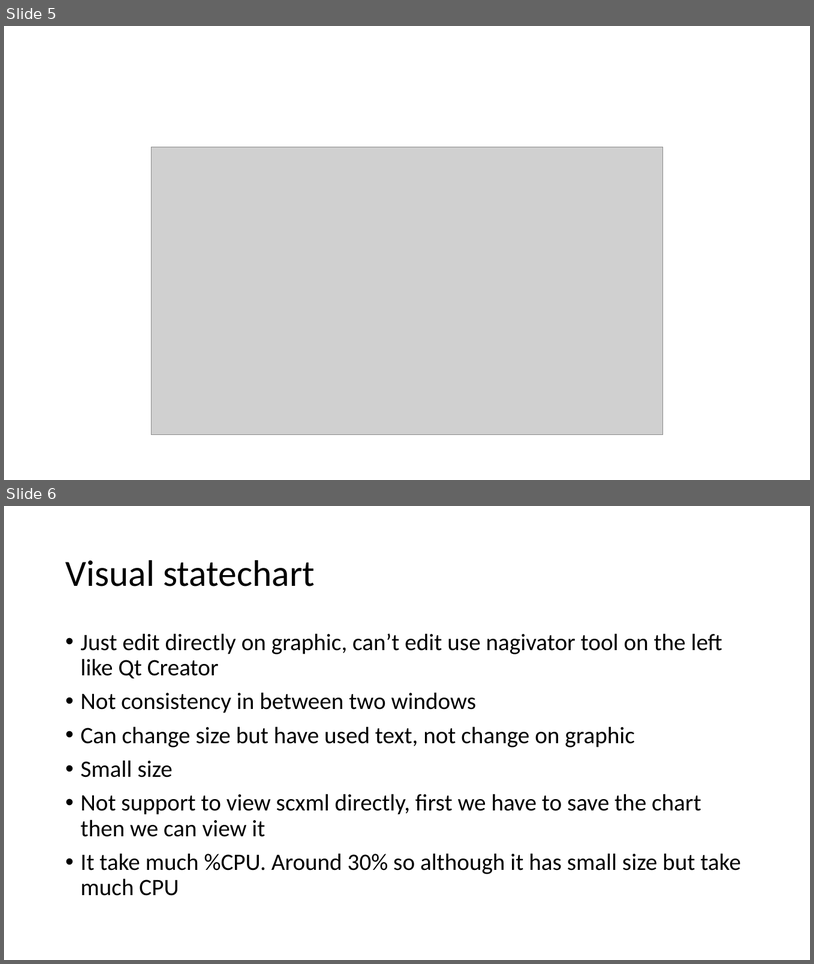
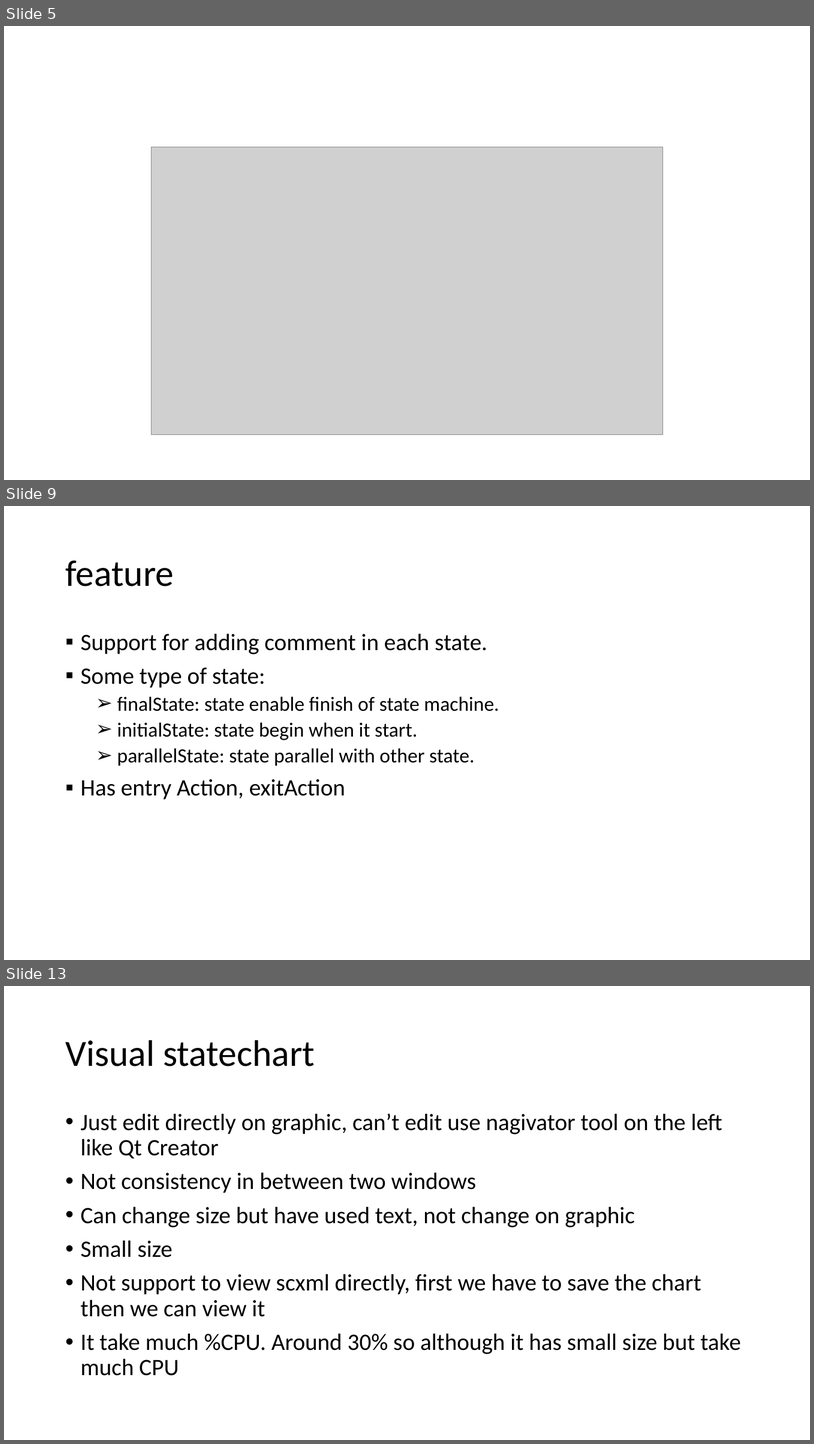
Before and after one commit to tearpolaris/Linux, a slide deck: QT CREATOR.pptx. Shown one above the other, each under a label of ours: slides 5 and 6 before the commit, slides 5, 9 and 13 after it; the slides between them are not shown. The pictures are 814x964 and 814x1444 pixels, drawn with LibreOffice and Linux fonts; fonts in the diff are those of the drawing; grey boxes stand for pictures. Boxes give left, top, right and bottom in pixels: in the first picture for what was removed or moved away, otherwise in the second. Text is boxed around its words. In the diff, an @@ line names an element or a change of style, - is before the commit and + after.

```diff
--- a/QT CREATOR.pptx
+++ b/QT CREATOR.pptx
@@ slide 9 added at <box>4,506,810,960</box>, background #FFFFFF @@
@@ title added at <box>65,560,174,586</box>, 44 pt, text #000000 @@
+feature
@@ text added at <box>81,633,499,799</box>, 24 pt, text #000000 @@
+▪ Support for adding comment in each state.
+▪ Some type of state:
+  ➢ finalState: state enable finish of state machine.
+  ➢ initialState: state begin when it start.
+  ➢ parallelState: state parallel with other state.
+▪ Has entry Action, exitAction
@@ what was slide 6 is now slide 13 @@
```
Also in this commit, not shown: 1 slide changed, 9 other slides added.
